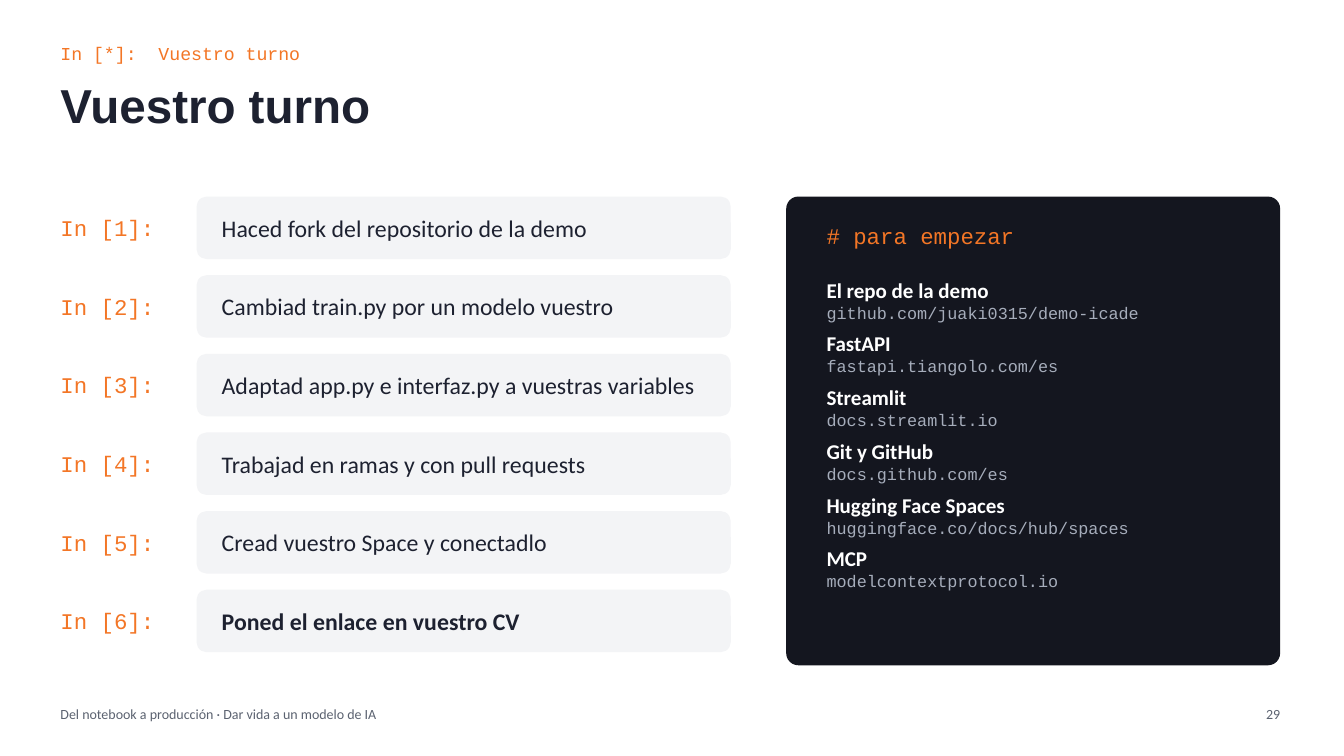
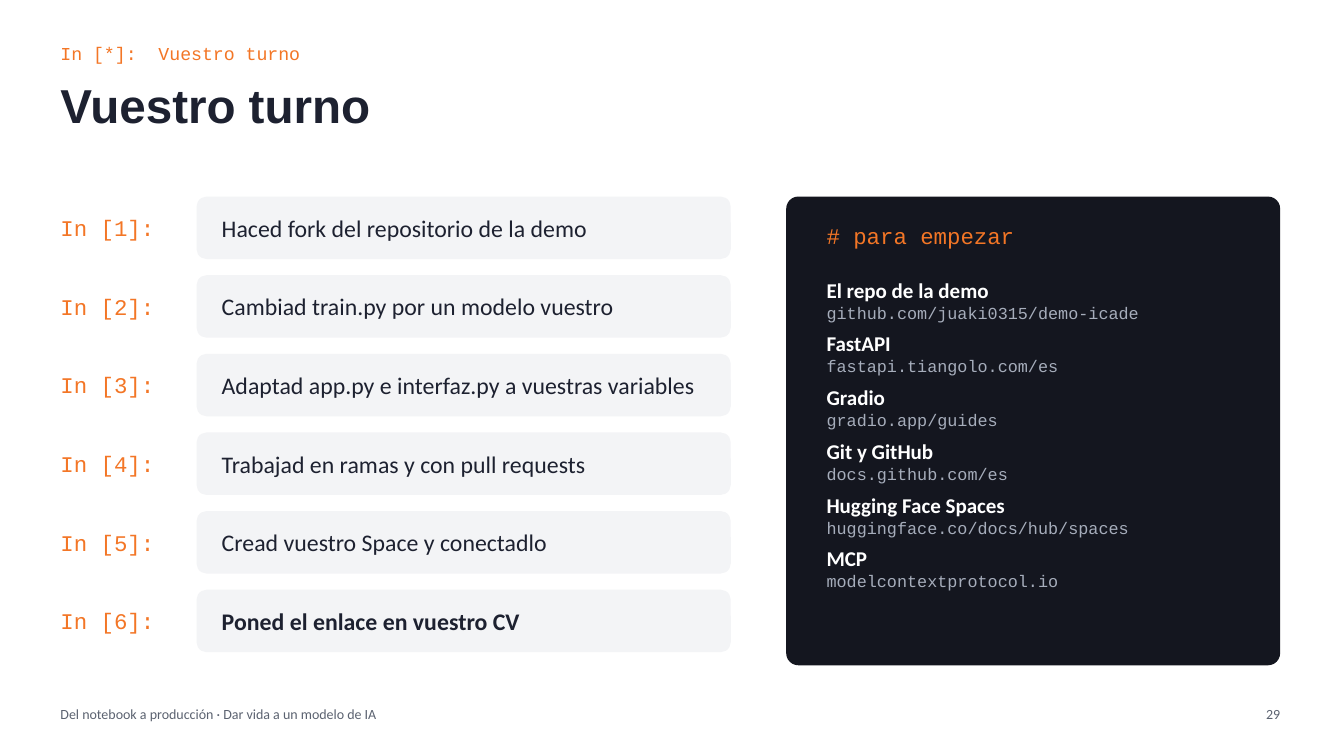
Before and after one commit to juaki0315/demo-icade, a slide deck: slide 29 of charla/Del_notebook_a_produccion.pptx. Drawn at 1344x756 pixels with LibreOffice and Linux fonts; fonts in the diff are those of the drawing. Boxes give left, top, right and bottom in pixels: in the first picture for what was removed or moved away, otherwise in the second. Text is boxed around its words. In the diff, an @@ line names an element or a change of style, - is before the commit and + after.

Commit message:
changed to gradio

```diff
--- a/charla/Del_notebook_a_produccion.pptx
+++ b/charla/Del_notebook_a_produccion.pptx
@@ text at [827, 390, 998, 430]: text changed @@
-Streamlit
-docs.streamlit.io
+Gradio
+gradio.app/guides
```
Also in this commit, not shown: 12 other slides changed, 1 slide added, 1 slide removed, 8 other files.
